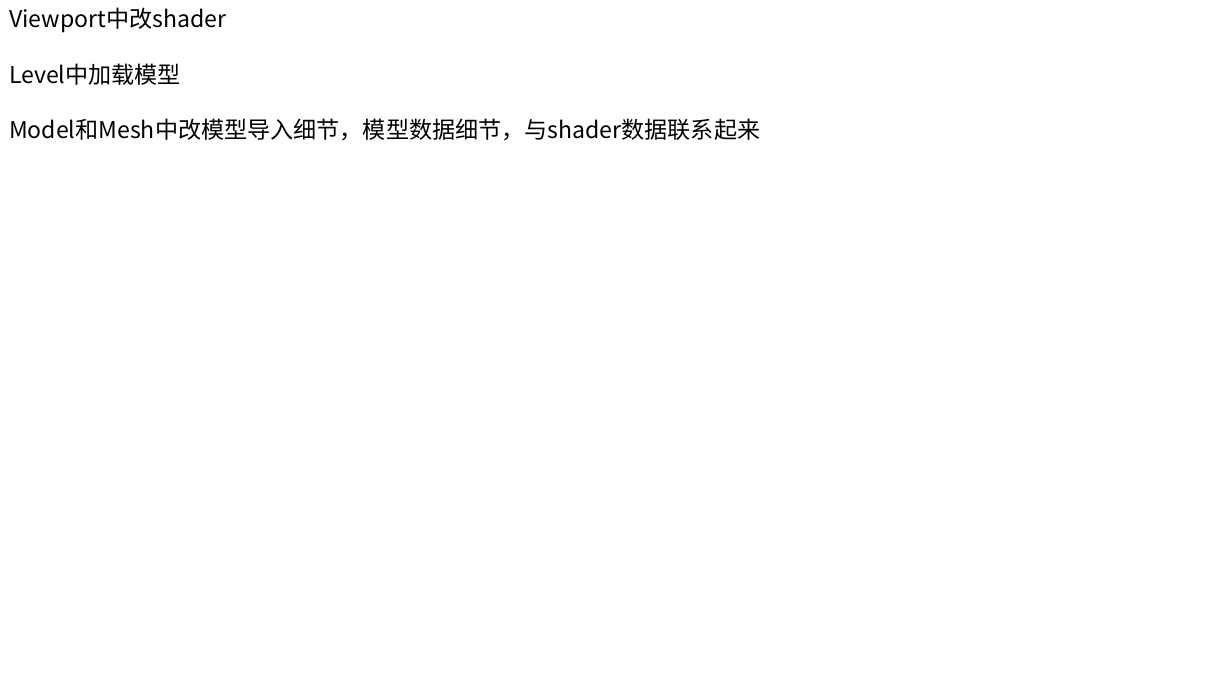
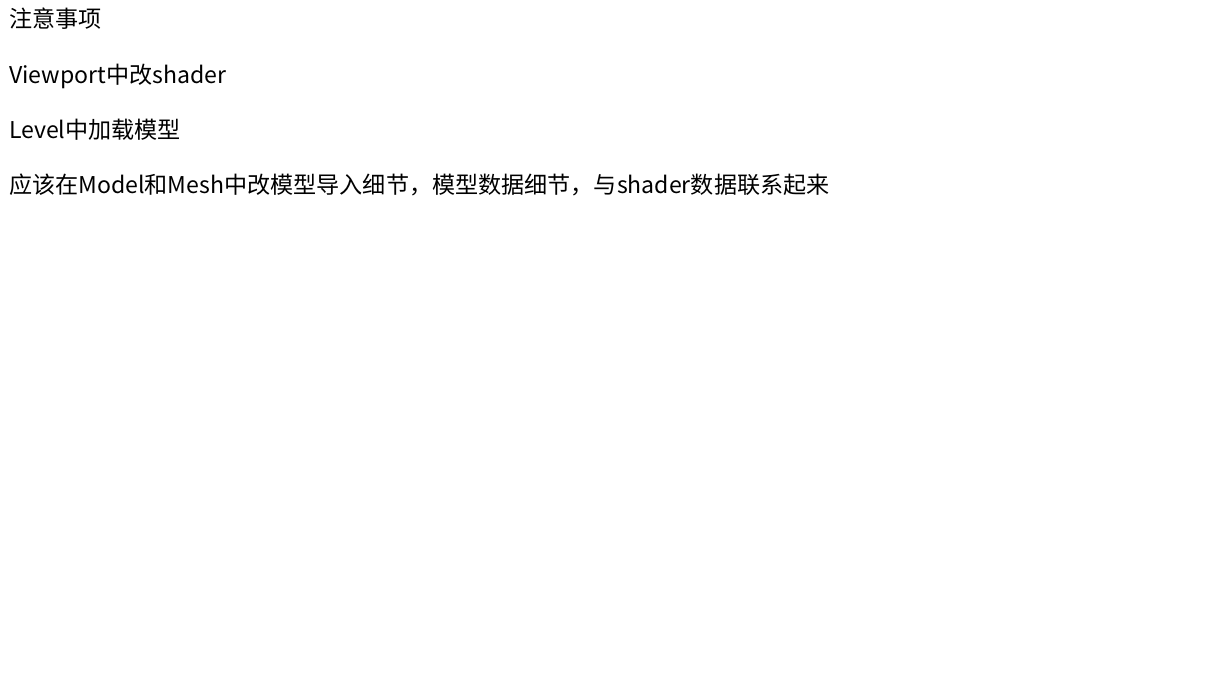
Before and after one commit to huangshansong/Hazel, a slide deck: slide 3 of 未来修改.pptx. Drawn at 1232x693 pixels with LibreOffice and Linux fonts; fonts in the diff are those of the drawing. Boxes give left, top, right and bottom in pixels: in the first picture for what was removed or moved away, otherwise in the second. Text is boxed around its words. In the diff, an @@ line names an element or a change of style, - is before the commit and + after.

```diff
--- a/未来修改.pptx
+++ b/未来修改.pptx
@@ text at (9,7,101,29): paragraph added @@
+注意事项
@@ text at (9,173,829,196): text changed @@
-Model和Mesh中改模型导入细节，模型数据细节，与shader数据联系起来
+应该在Model和Mesh中改模型导入细节，模型数据细节，与shader数据联系起来
```
Also in this commit, not shown: 5 other slides changed, 3 slides added, 50 other files.
